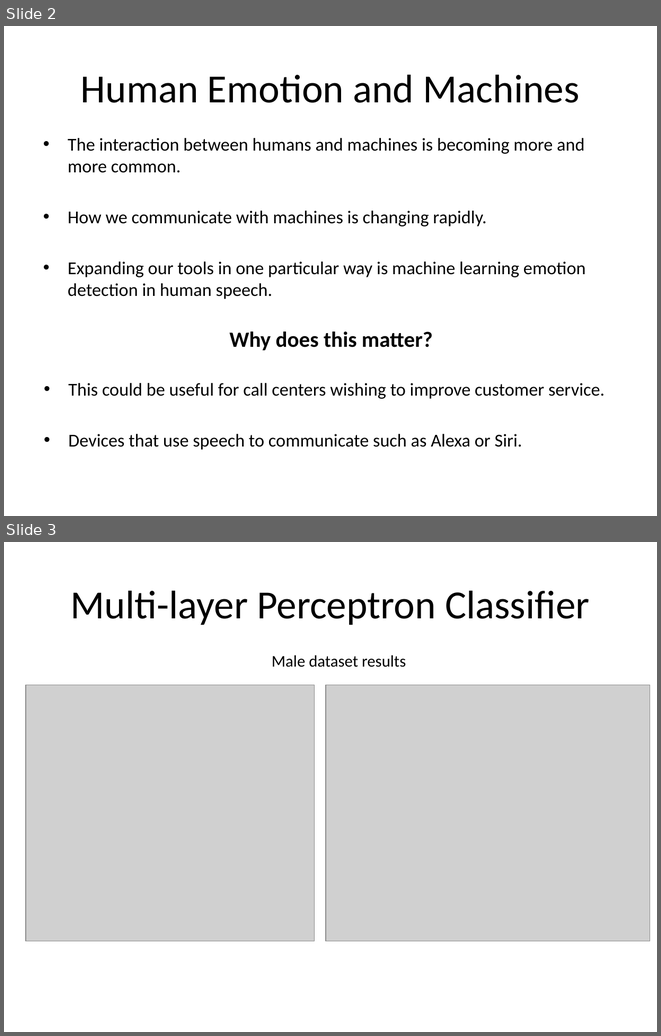
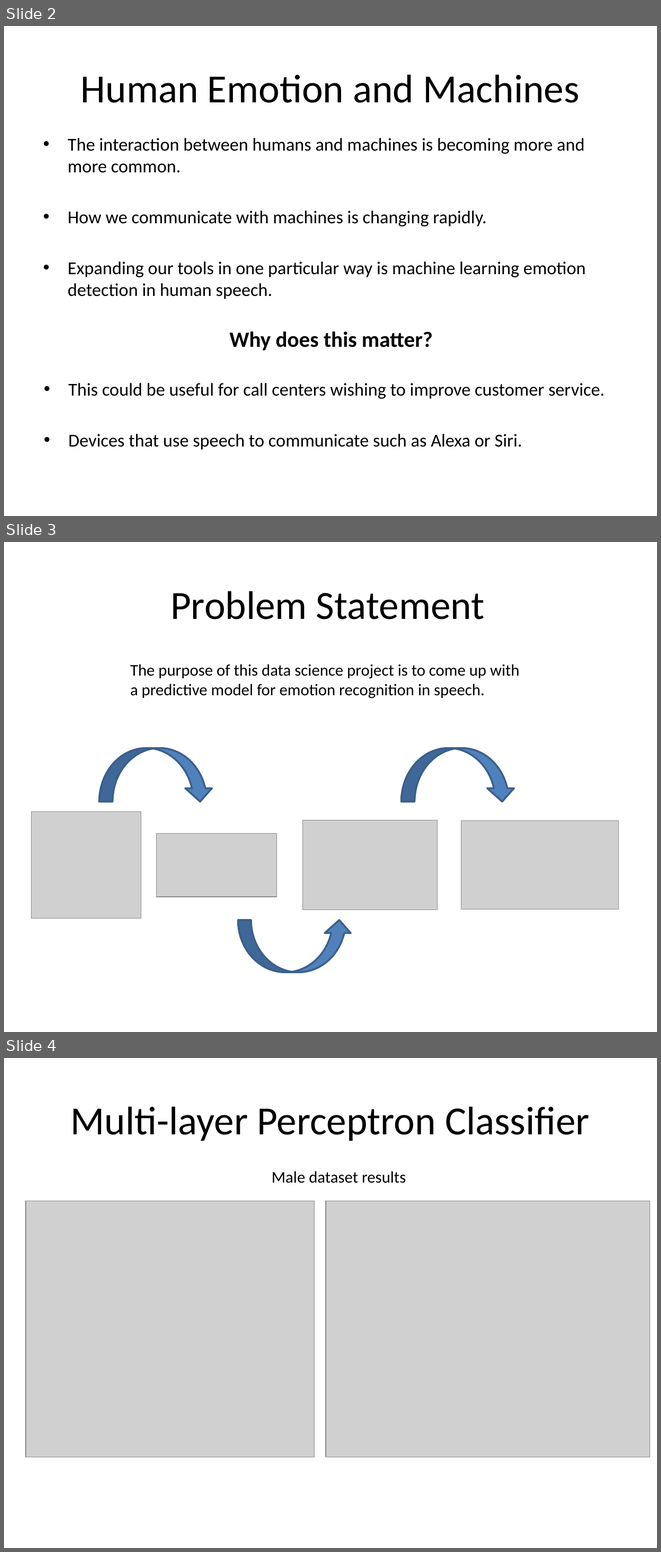
Before and after one commit to Impingere/Projects, a slide deck: 18.6.1 Capstone Two/Human Speech Emotion Recognition Slidedeck.pptx. Shown one above the other, each under a label of ours: slides 2 and 3 before the commit, slides 2, 3 and 4 after it. The pictures are 661x1036 and 661x1552 pixels, drawn with LibreOffice and Linux fonts; fonts in the diff are those of the drawing; grey boxes stand for pictures. Boxes give left, top, right and bottom in pixels: in the first picture for what was removed or moved away, otherwise in the second. Text is boxed around its words. In the diff, an @@ line names an element or a change of style, - is before the commit and + after.

Commit message:
Uploading changes to Capstone 2 slide-deck and Cowboys Cigrettes Case Study

```diff
--- a/18.6.1 Capstone Two/Human Speech Emotion Recognition Slidedeck.pptx
+++ b/18.6.1 Capstone Two/Human Speech Emotion Recognition Slidedeck.pptx
@@ slide 3 added at (4,542,657,1032), background #FFFFFF @@
@@ title added at (170,591,485,619), 44 pt, text #000000 @@
+Problem Statement
@@ text added at (130,664,520,698), 18 pt, text #000000 @@
+The purpose of this data science project is to come up with a predictive model for emotion recognition in speech.
@@ curved down arrow added at (99,748,213,801), fill #4F81BD, outline #3A5F8C 2 pt @@
@@ curved down arrow added at (401,748,515,801), fill #4F81BD, outline #3A5F8C 2 pt @@
@@ picture added at (32,812,141,918) @@
@@ picture added at (303,820,438,910) @@
@@ picture added at (461,821,618,910) @@
@@ picture added at (156,833,276,897) @@
@@ curved up arrow added at (238,920,352,972), fill #4F81BD, outline #3A5F8C 2 pt @@
@@ what was slide 3 is now slide 4 @@
```
Also in this commit, not shown: 4 other files.
